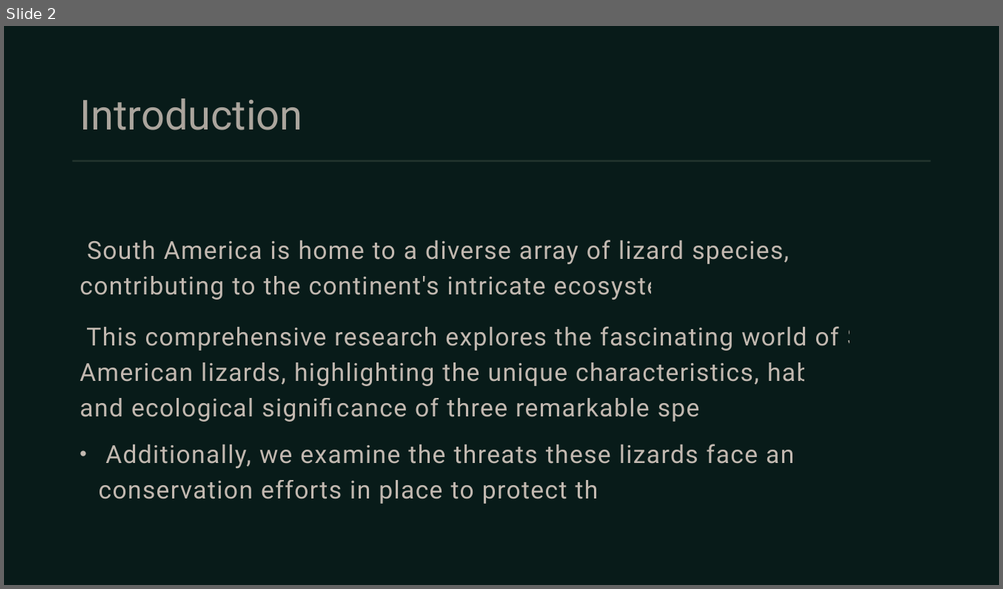
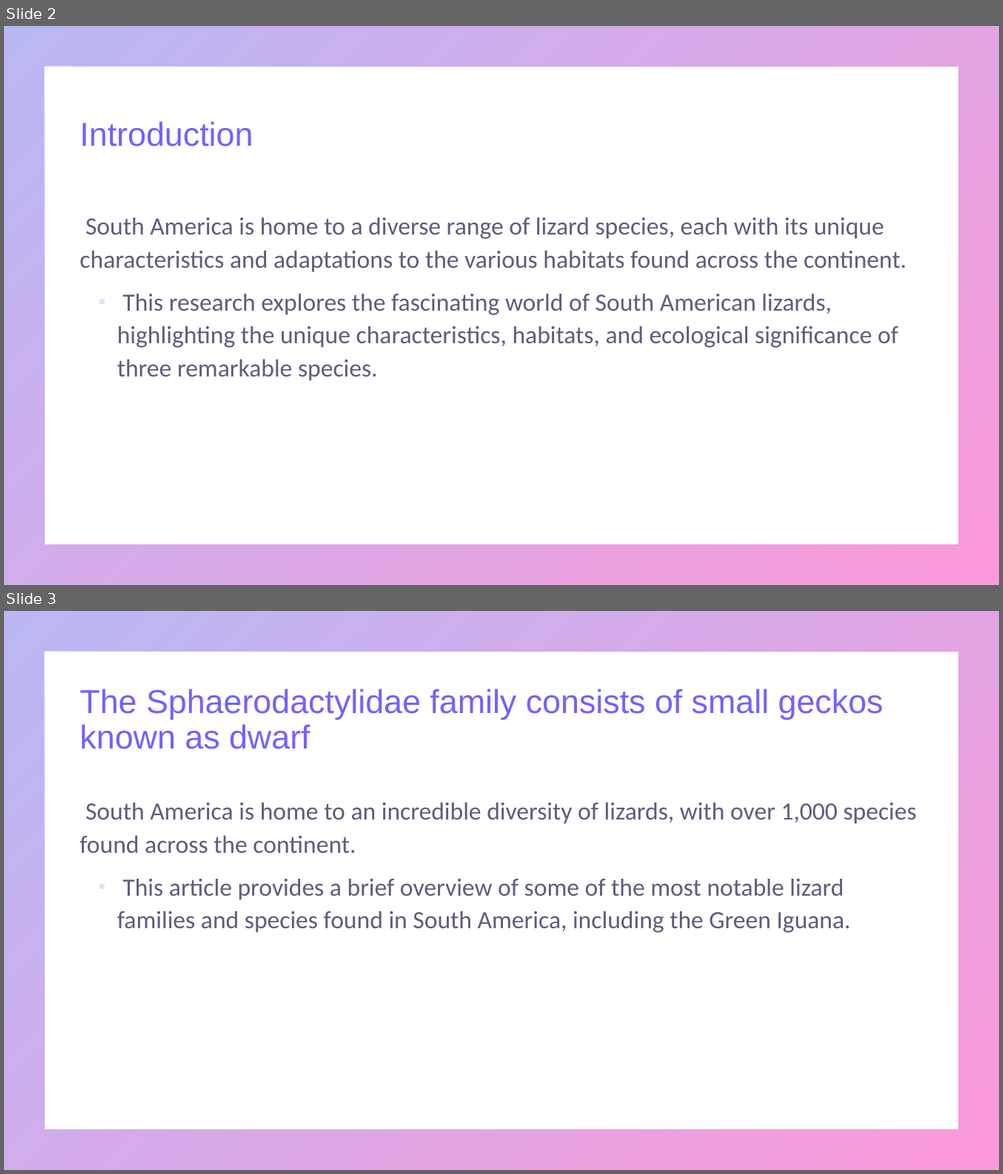
Before and after one commit to umarrasool15/Research2SlidesWebApp, a slide deck: src/main/resources/content/output/A Survey of South American Lizards Biodiversity and Ecological.pptx. Shown one above the other, each under a label of ours: slide 2 before the commit, slides 2 and 3 after it. The pictures are 1003x589 and 1003x1174 pixels, drawn with LibreOffice and Linux fonts; fonts in the diff are those of the drawing. Boxes give left, top, right and bottom in pixels: in the first picture for what was removed or moved away, otherwise in the second. Text is boxed around its words. In the diff, an @@ line names an element or a change of style, - is before the commit and + after.

```diff
--- a/src/main/resources/content/output/A Survey of South American Lizards Biodiversity and Ecological.pptx
+++ b/src/main/resources/content/output/A Survey of South American Lizards Biodiversity and Ecological.pptx
@@ slide 3 added at (4,611,999,1170), background #FFFFFF; not listed: 1 template element that a slide beside it also shows @@
@@ title added at (79,689,883,749), 32 pt, text gradient #7162FE to #F900A0 @@
+The Sphaerodactylidae family consists of small geckos known as dwarf
@@ text added at (79,803,916,933), 24 pt, text #201449 at 70% opacity @@
+▪ South America is home to an incredible diversity of lizards, with over 1,000 species found across the continent.
+  This article provides a brief overview of some of the most notable lizard families and species found in South America, including the Green Iguana.
@@ slide 2 changed as well @@
@@ background #081B19 to #FFFFFF @@
@@ frame added at (4,26,999,585), fill gradient #4D4EE6 to #F900A0 @@
@@ title "Introduction" at (79,121,253,147): size 40 to 32 pt, font Roboto to Arial, text colour #E2D4CA at 75% opacity to gradient #7162FE to #F900A0; line spacing 1 to 0.9 @@
@@ line removed from (73, 161) to (930, 161) @@
@@ text at (79,218,906,381): text changed; font Roboto to Calibri; text colour #E2D4CA at 85% opacity to #201449 at 70% opacity @@
-• South America is home to a diverse array of lizard species, each contributing to the continent's intricate ecosystems.
-  This comprehensive research explores the fascinating world of South American lizards, highlighting the unique characteristics, habitats, and ecological significance of three remarkable species.
-  Additionally, we examine the threats these lizards face and the conservation efforts in place to protect them.
+▪ South America is home to a diverse range of lizard species, each with its unique characteristics and adaptations to the various habitats found across the continent.
+  This research explores the fascinating world of South American lizards, highlighting the unique characteristics, habitats, and ecological significance of three remarkable species.
```
Also in this commit, not shown: 2 other slides changed, 5 other slides added, 6 slides removed, 8 other files.
